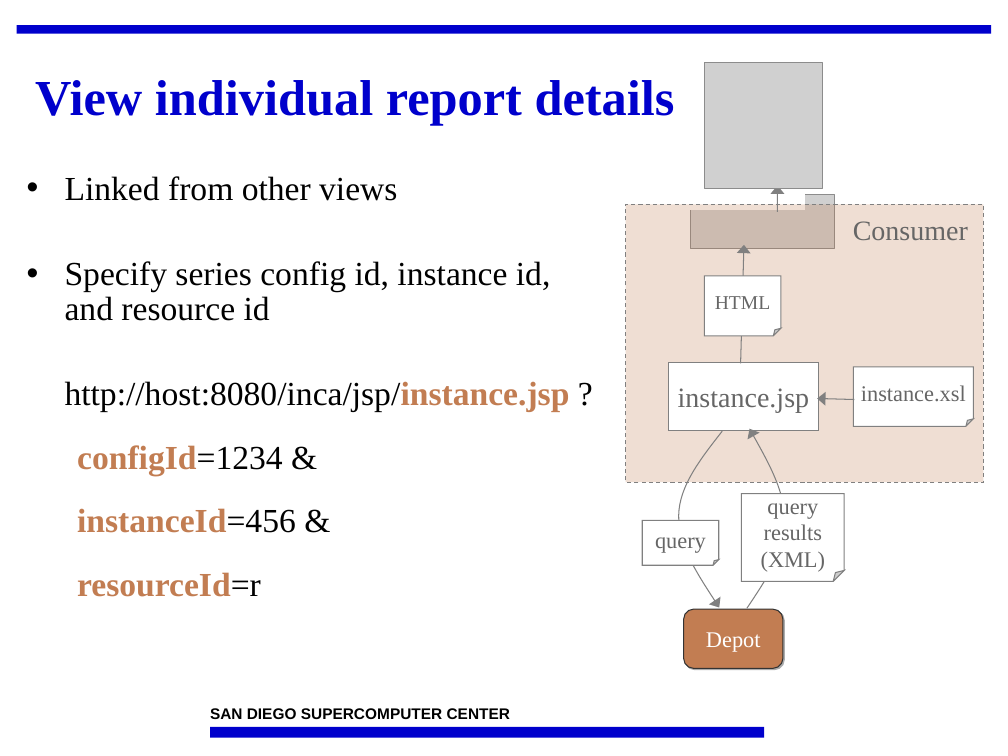
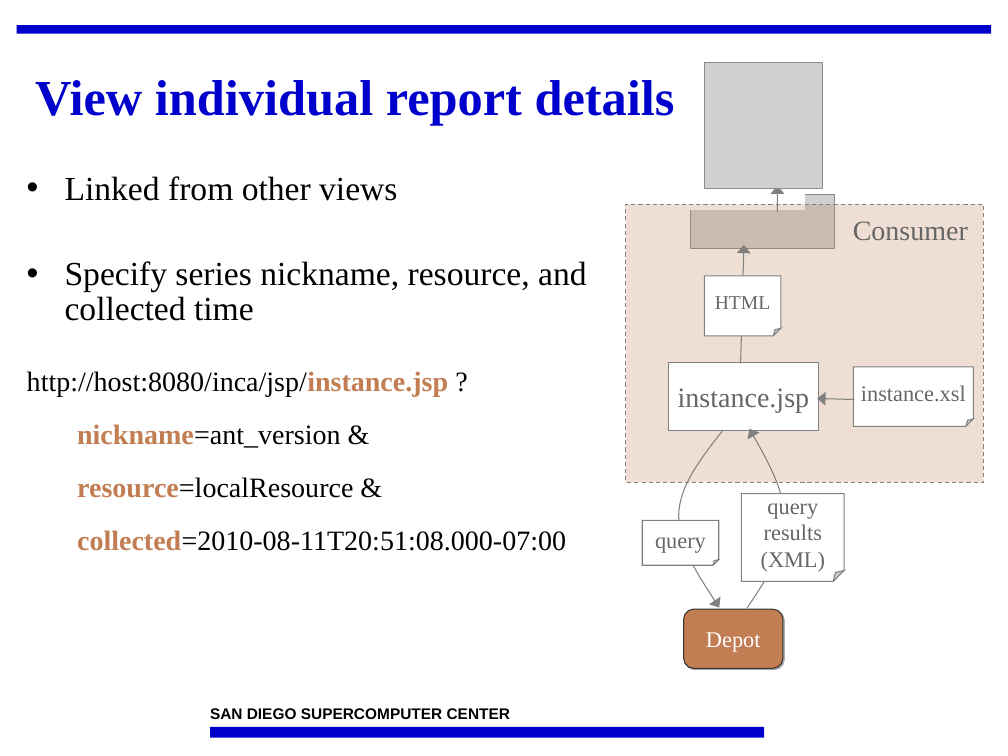
Before and after one commit to IncaProject/inca-xsede, a slide deck: slide 12 of talks/2010/2010workshop/consumer.ppt (slide 15 before the commit). Drawn at 1008x756 pixels with LibreOffice and Linux fonts; fonts in the diff are those of the drawing; grey boxes stand for pictures; background and template pictures are left out. Boxes give left, top, right and bottom in pixels: in the first picture for what was removed or moved away, otherwise in the second. Text is boxed around its words. In the diff, an @@ line names an element or a change of style, - is before the commit and + after.

Commit message:
some updates

```diff
--- a/talks/2010/2010workshop/consumer.ppt
+++ b/talks/2010/2010workshop/consumer.ppt
@@ text at (65,261,587,321): text changed @@
-• Specify series config id, instance id, and resource id
+• Specify series nickname, resource, and collected time
@@ text at (27,371,448,396): size 24 to 20 pt in "http://host:8080/inca/jsp/instance.jsp ?"; less space between paragraphs @@
@@ text at (77,424,566,551): text changed; size 24 to 20 pt; text colour #C27D52 to #000000; bold off @@
-  configId=1234 &
-  instanceId=456 &
-  resourceId=r
+  nickname=ant_version &
+  resource=localResource &
+  collected=2010-08-11T20:51:08.000-07:00
```
Also in this commit, not shown: 4 other slides changed, 7 slides added, 6 slides removed.
